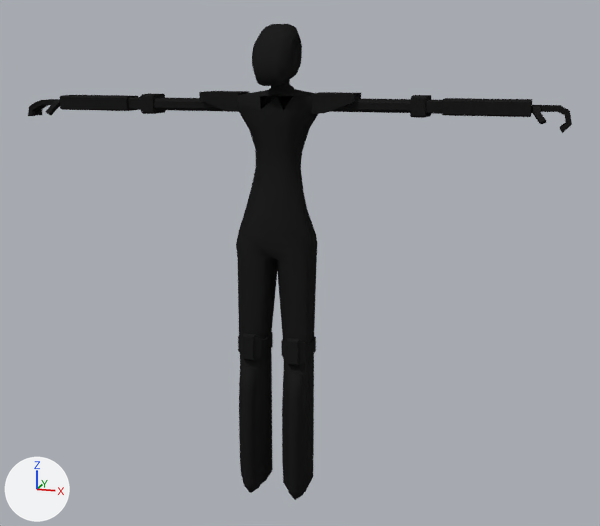
Renders of the Blender file player.blend from each side of a commit.
Rendered twice from a camera (50 mm lens) standing at (5.82, -16.94, 3.32) and looking at (1.19, -1.89, -0.55). The lights are fixed; the arrows at lower left show +X, +Y and +Z.
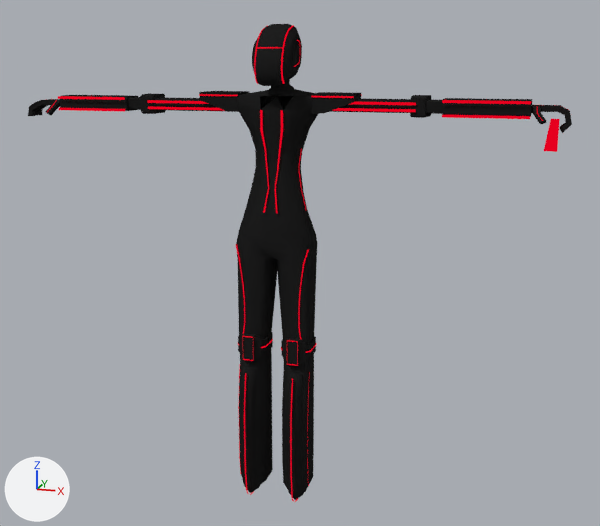
Edits to the bpy script that builds the scene:
```text
Add mat_neon:
    mat_neon = emission_material('neon')
    mat_neon.base_color = (0.789, 0.0, 0.0129)  # red #e6001e
Change me_plane:
    used by ob_plane; location = (0.0, 0.0, 2.91)
    remove me_plane.from_pydata(...)  # 1513 vertices, 1578 faces; spans x -6.07..6.05, y -0.63..0.86, z -9.53..1.1
    add me_plane.from_pydata(...)  # 2087 vertices, 1827 faces; spans x -6.09..6.07, y -5.8..0.89, z -9.56..1.1
    me_plane part 1: 574 vertices added at x -6.09..6.07, y -5.8..0.89, z -9.56..1.07
    add me_plane.materials.append(mat_neon)  # red #e6001e
```

Pixel boxes (x1, y1, x2, y2) of what changed, in the pictures (600 x 526 px):
'Plane', reshaped
    before: (28, 24, 572, 500)
    after: (28, 24, 572, 502)
part 1 of me_plane, added (red)
    after: (47, 25, 570, 502)
